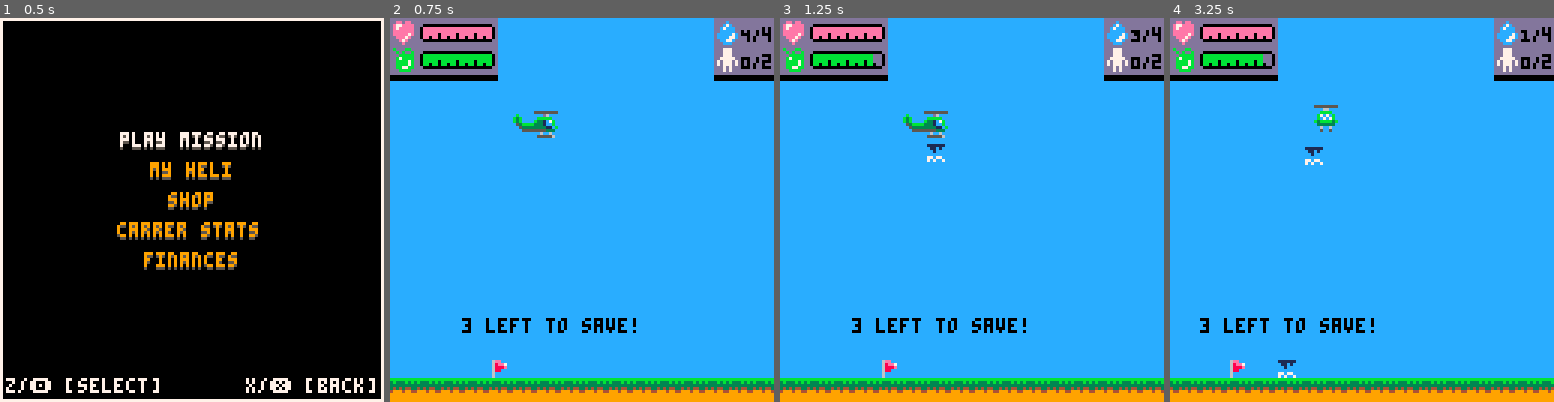
Above: before the commit, frames 1-4 (left to right).
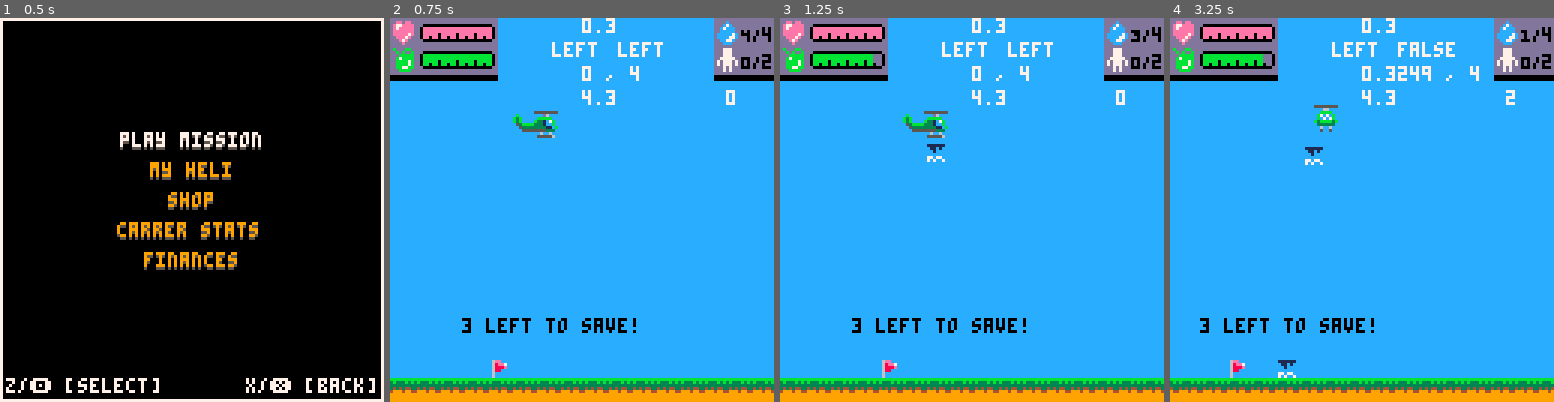
Above: after the commit, the same moments.

Repository: NinetiesPaul/PicoRescue
Game: PICO-8 cartridge picorescue.p8
The game is run twice, just before and just after one commit, with the same random seed, the same clock (stepped at 60 frames per second) and the same inputs.
Inputs:
- Up to frame 1 (0.5 s): tap X (X key) at 0.33 s
- Up to frame 2 (0.75 s): tap O (Z key) at 0.7 s
- Up to frame 3 (1.25 s): tap X (X key) at 1.07 s
- Up to frame 4 (3.25 s): hold Right 1.6-2.1 s; tap O (Z key) every 0.4 s from 1.7 to 2.9 s; tap X (X key) at 1.85, 2.97 s; hold Up 2.15-2.42 s; hold Right 2.47-3.03 s; hold Left from 3.08 s (still down)

Frame 1 is identical in both runs. In frame 2, 0.9% of the frame differs, in the area x 42-90%, y 0-23%; in frame 3, 0.9%; in frame 4, 1.2%.

Commit message:
created first draft

Diff:
--- a/picorescue.p8
+++ b/picorescue.p8
@@ -200,7 +200,12 @@
 	mission_civ_saved = 0
 	mission_fire_put_out = 0
 	mission_earnings = 0
-	mission_day_time = rnd({ "day", "night" })
+	mission_day_time = rnd({ "day" })
+	mission_wind_v = rnd({ 0.05, 0.15, 0.3 }) -- add 0
+	mission_wind_d = rnd({ "left" })  -- right
+	mission_top_speed = 0
+	mission_time = 0
+	mission_counter = 0
 
 	block_btns = false
 	block_btns_counter = 0
@@ -443,6 +448,14 @@
 			print("abort mission?", 36, 53, 7)
 			print("[z] yes [x] no", 36, 62, 7)
 		end
+
+		print(mission_time, 112, 24, 7)
+
+		print(mission_wind_v, 64, 0, 7)
+		print(mission_wind_d, 54, 8, 7)
+		print(player.facing, 76, 8, 7)
+		print(player.speed_x.." , "..player.top_speed_x, 64, 16, 7)
+		print(mission_top_speed, 64, 24, 7)
 	end
 
 	if curr_screen == 11 then -- triage mode
@@ -647,6 +660,21 @@
 		if prop_sound == false then
 			prop_sound = true
 			music(00)
+		end
+
+		mission_counter += 1
+		if (mission_counter % 30 == 0) mission_time += 1
+		if (mission_time > 0 and mission_time % 15 == 0) mission_wind_v = rnd({ 0.05, 0.15, 0.3 }) mission_wind_d = rnd({ "left" })
+
+		if player.facing != false and mission_wind_v > 0 then
+			if mission_wind_d == "left" then
+				if (player.facing == "left") mission_top_speed = player.top_speed_x + mission_wind_v
+				if (player.facing == "right") mission_top_speed = player.top_speed_x - mission_wind_v
+			else
+				-- player.top_speed_x = 5 -- (player.facing == "right") and player.top_speed_x + mission_wind_v or player.top_speed_x - mission_wind_v
+			end
+
+			--  player.top_speed_x = mission_top_speed mission_top_speed_updated = true
 		end
 
 		if (counter % 15 == 0) player.rotor_fuel -= player.fuel_consumption
@@ -1282,6 +1310,12 @@
 
 function move_smoke(smoke)
 	smoke.y -= 0.95
+
+	if mission_wind_v > 0 then
+		if (mission_wind_d == "left") smoke.x -= mission_wind_v
+		if (mission_wind_d == "right") smoke.x += mission_wind_v
+	end
+
 	if (smoke.y < 68) smoke.spr = 050 smoke.damage = 0.050
 	if (smoke.y < 56) smoke.spr = 051 smoke.damage = 0.025
 
